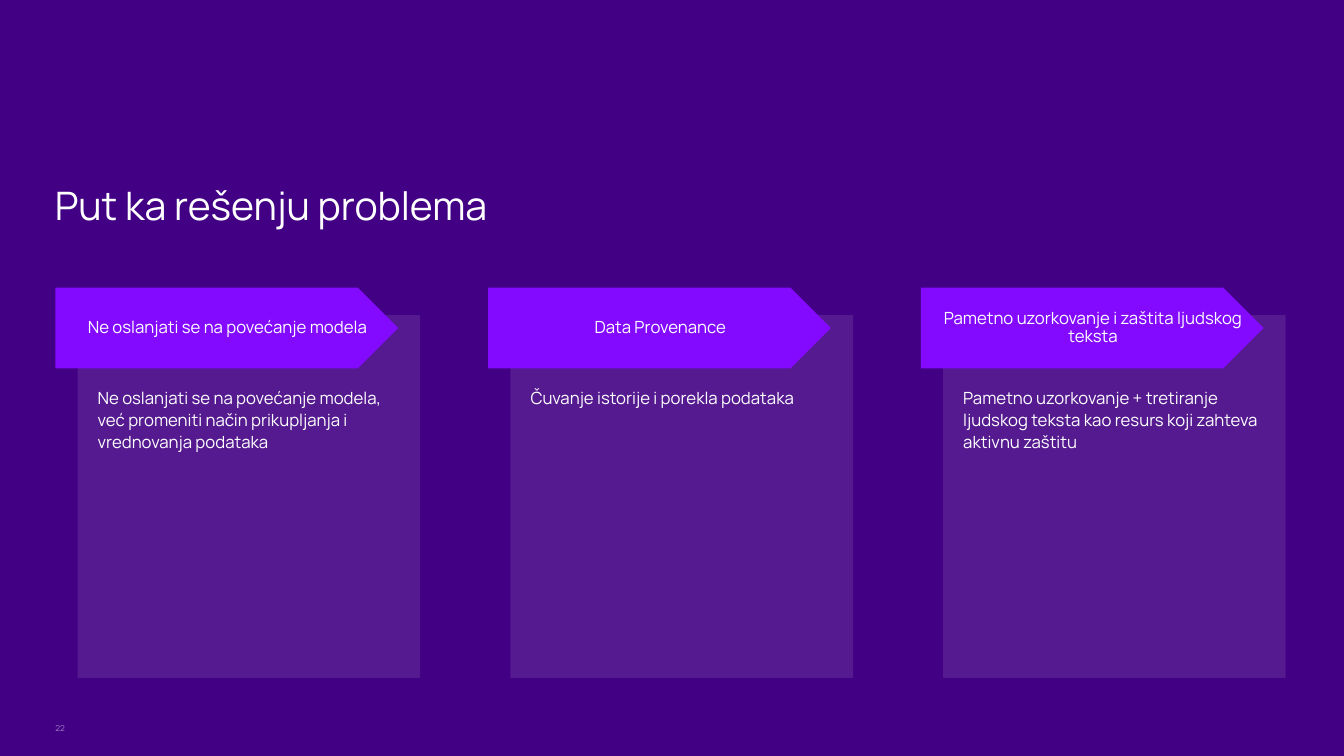
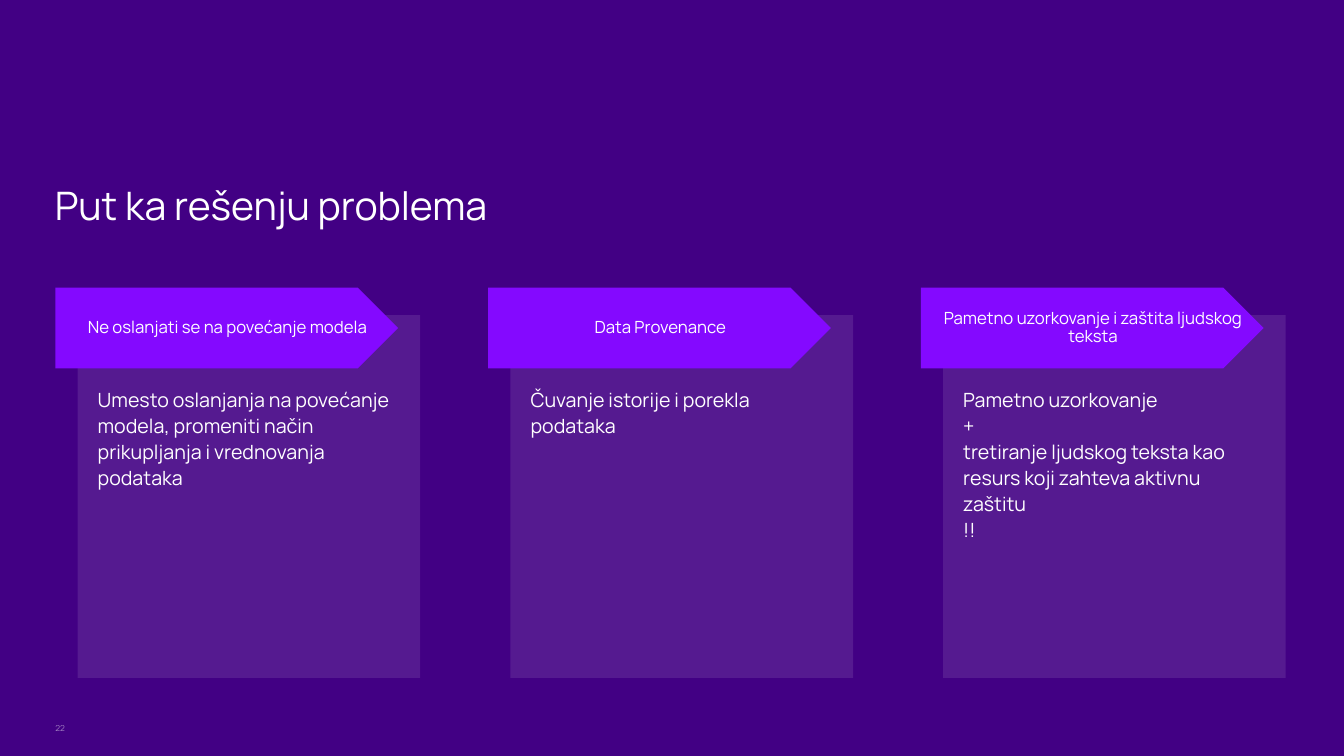
Before and after one commit to sanastojanovic/RID, a slide deck: slide 22 of rid_2026_seminarski/mi22082_Mila_Gligorić/prezentacija.pptx. Drawn at 1344x756 pixels with LibreOffice and Linux fonts; fonts in the diff are those of the drawing; background and template pictures are left out. Boxes give left, top, right and bottom in pixels: in the first picture for what was removed or moved away, otherwise in the second. Text is boxed around its words. In the diff, an @@ line names an element or a change of style, - is before the commit and + after.

```diff
--- a/rid_2026_seminarski/mi22082_Mila_Gligorić/prezentacija.pptx
+++ b/rid_2026_seminarski/mi22082_Mila_Gligorić/prezentacija.pptx
@@ text at [531,389,750,438]: text changed; size 12 to 14 pt @@
-Čuvanje istorije i porekla podataka
+Čuvanje istorije i porekla
+podataka
@@ text at [98,391,389,490]: text changed; size 12 to 14 pt @@
-Ne oslanjati se na povećanje modela, već promeniti način prikupljanja i vrednovanja podataka
+Umesto oslanjanja na povećanje modela, promeniti način prikupljanja i vrednovanja podataka
@@ text at [963,393,1225,512]: text changed; size 12 to 14 pt @@
-Pametno uzorkovanje + tretiranje ljudskog teksta kao resurs koji zahteva aktivnu zaštitu
+Pametno uzorkovanje
++
+tretiranje ljudskog teksta kao resurs koji zahteva aktivnu zaštitu
+!!
```
Also in this commit, not shown: 4 other slides changed, 2 other files.
